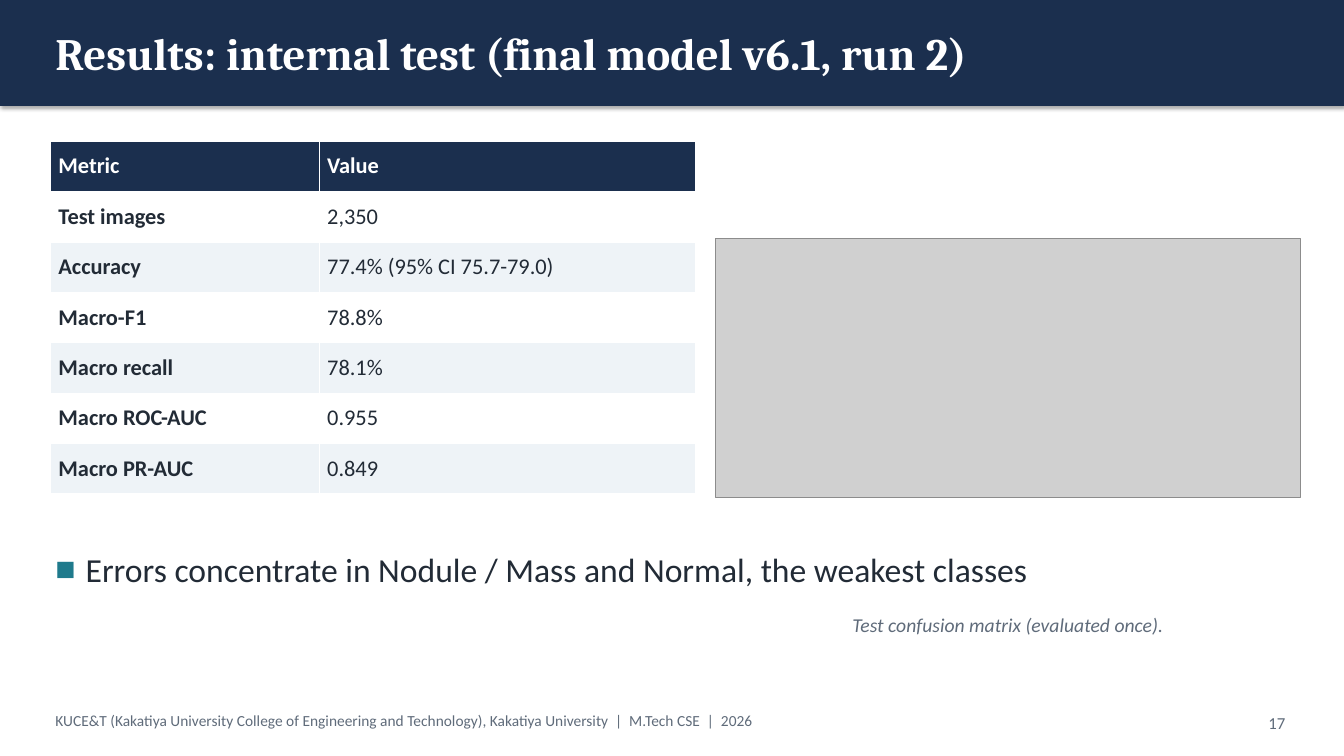
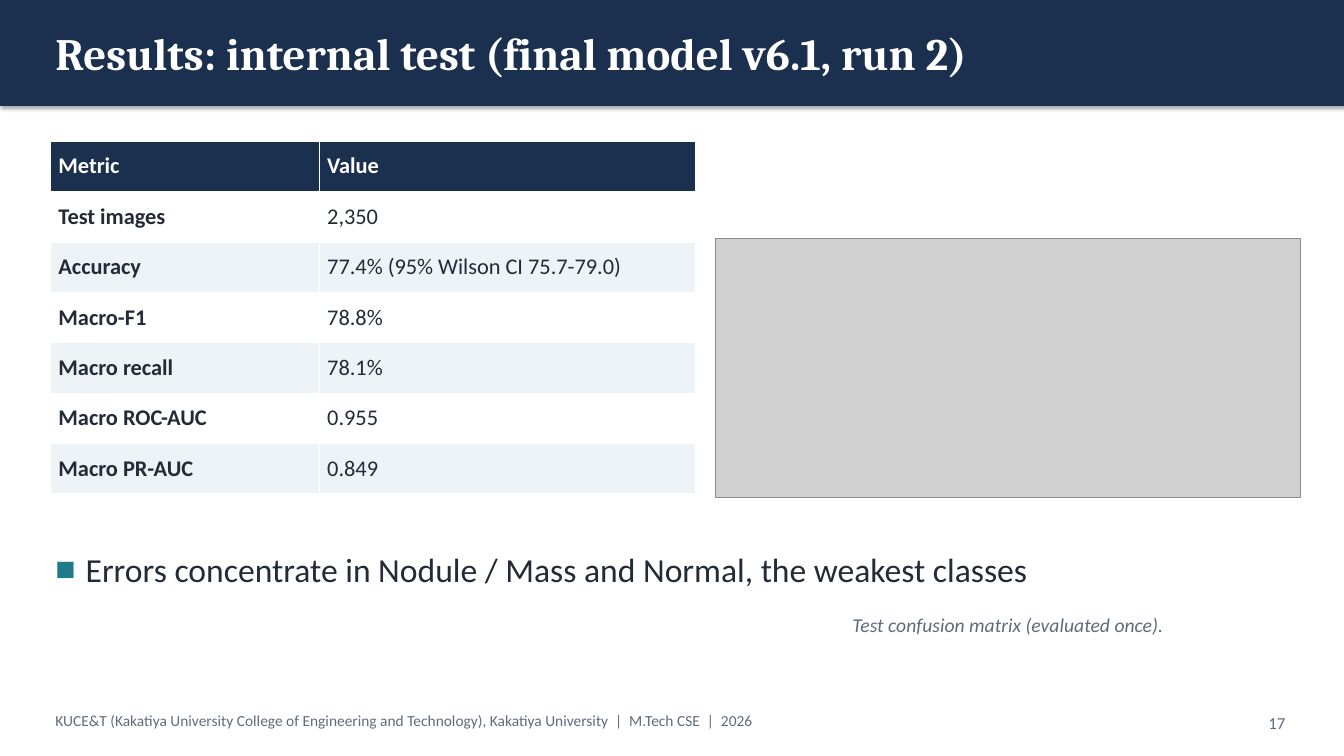
Before and after one commit to KSathwik/Lung_Disease_Detector, a slide deck: slide 17 of docs/presentation/LungAI_MTech_Presentation.pptx. Drawn at 1344x756 pixels with LibreOffice and Linux fonts; fonts in the diff are those of the drawing; grey boxes stand for pictures. Boxes give left, top, right and bottom in pixels: in the first picture for what was removed or moved away, otherwise in the second. Text is boxed around its words. In the diff, an @@ line names an element or a change of style, - is before the commit and + after.

```diff
--- a/docs/presentation/LungAI_MTech_Presentation.pptx
+++ b/docs/presentation/LungAI_MTech_Presentation.pptx
@@ table at [50, 141, 696, 494] @@
-row 3, column 2: 77.4% (95% CI 75.7-79.0)
+row 3, column 2: 77.4% (95% Wilson CI 75.7-79.0)
```
Also in this commit, not shown: 8 other slides changed, 45 other files.
